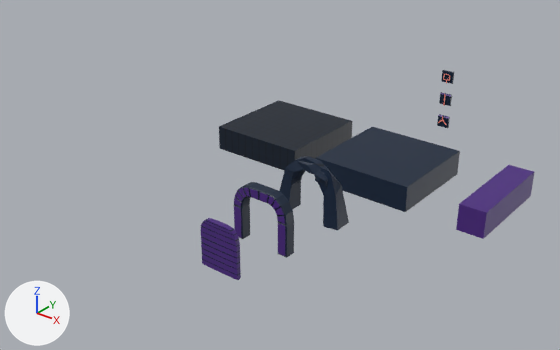
Before and after pictures for a commit that changed the Blender file blender/assets.blend.
The view is the same before and after, from a 50 mm lens placed at (27.5, -47.7, 25.6), pointed at (-6.2, -5.5, -0.6). Lighting does not change. The marker at lower left points along +X, +Y and +Z.

Names of what the first picture shows: 'connector', 'door', 'doorframe', 'doorframe_2', 'platform', 'platform_brick'.
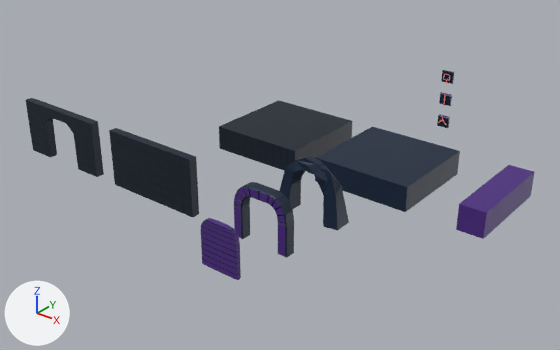
The change in detail:
Picture 'colors.png.010' (img_colors_png_010) is new.
Picture 'colors.png.009' (img_colors_png_009) is new.
Material 'shared_material.010' (mat_shared_material_010) is new.
Its texture is img_colors_png_010.
Material 'shared_material.009' (mat_shared_material_009) is new.
Its texture is img_colors_png_009.
Mesh me_cube_013 is new.
It has 325 vertices, 282 faces and spans x -4.0..4.0, y -0.31..0.31, z 0.0..4.32.
It uses material mat_shared_material_010 (picture img_colors_png_010).
Mesh me_cube_012 is new.
It has 384 vertices, 358 faces and spans x -4.0..4.0, y -0.31..0.31, z 0.0..4.32.
It uses material mat_shared_material_009 (picture img_colors_png_009).
Object 'wall_brick_2' (ob_wall_brick_2) is new; it shows me_cube_013.
Its location is (-20.0, -15.0, 0.0).
Object 'wall_brick_1' (ob_wall_brick_1) is new; it shows me_cube_012.
Its location is (-10.0, -15.0, 0.0).

What differs and where, as boxes (x1, y1, x2, y2) in the pictures (560 x 350 px):
'wall_brick_1', added (black)
    after: (109, 128, 199, 217)
'wall_brick_2', added
    after: (26, 98, 104, 177)
